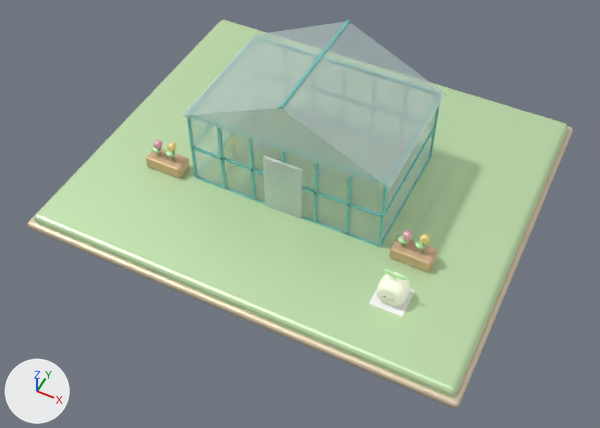
Renders of the glTF model game/art/models/buildings/greenhouse/building_greenhouse_L05.glb from each side of a commit.
The view is the same before and after, from a camera (50 mm lens) standing at (15.4, -32.8, 36.1) and looking at (1.0, -3.9, 0.1). Lighting does not change. The marker at lower left points along +X, +Y and +Z. The older version comes first. Where no turn or scale is listed for an object, it has been applied to the vertices.
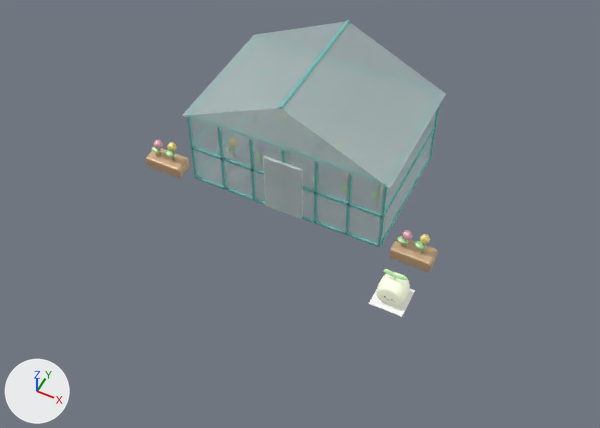
Where the change shows, as pixel boxes (x1, y1, x2, y2) in the pictures (600 x 428 px):
'Mesh_22', deleted (green)
    before: (34, 20, 568, 397)
'Mesh_23', deleted
    before: (27, 43, 573, 408)

Diff of the bpy script that builds the scene:
```diff
--- a/game/art/models/buildings/greenhouse/building_greenhouse_L05.glb.py
+++ b/game/art/models/buildings/greenhouse/building_greenhouse_L05.glb.py
@@ ob_mesh_22 @@
-ob_mesh_22 = bpy.data.objects.new('Mesh_22', me_mesh_22)
-ob_mesh_22.location = (0.0, 0.0, 0.0)
@@ ob_mesh_23 @@
-ob_mesh_23 = bpy.data.objects.new('Mesh_23', me_mesh_23)
-ob_mesh_23.location = (0.0, 0.0, 0.0)
```
